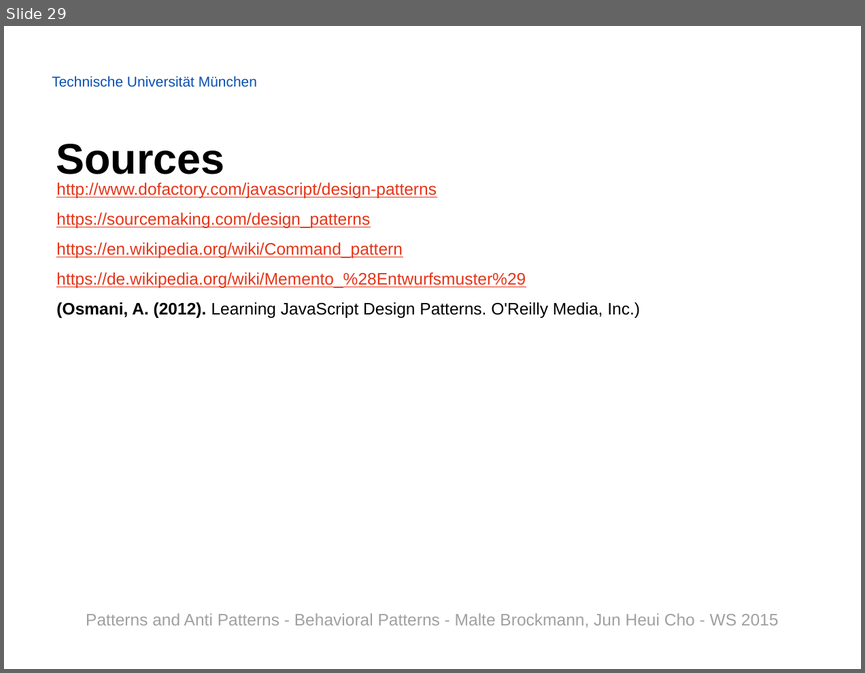
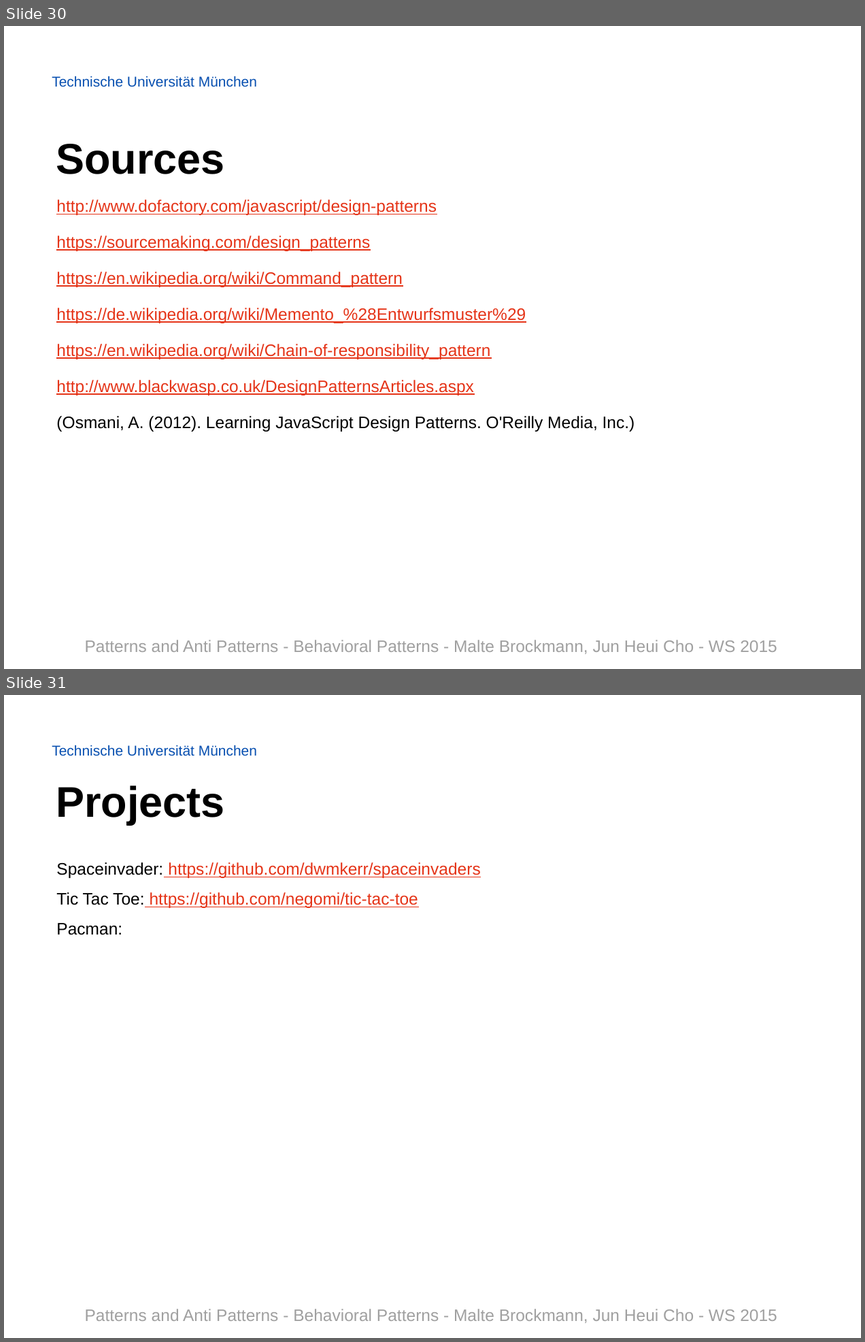
Before and after one commit to Painted6/Behavioral-design-patterns, a slide deck: Behavioral Patterns - JS Patterns and Anti Patterns.pptx. Shown one above the other, each under a label of ours: slide 29 before the commit, slides 30 and 31 after it. The pictures are 865x673 and 865x1342 pixels, drawn with LibreOffice and Linux fonts; fonts in the diff are those of the drawing; background and template pictures are left out. Boxes give left, top, right and bottom in pixels: in the first picture for what was removed or moved away, otherwise in the second. Text is boxed around its words. In the diff, an @@ line names an element or a change of style, - is before the commit and + after.

Commit message:
added projects slides, added a tic tac toe slide, minor corrections

```diff
--- a/Behavioral Patterns - JS Patterns and Anti Patterns.pptx
+++ b/Behavioral Patterns - JS Patterns and Anti Patterns.pptx
@@ slide 31 added at (x1=4, y1=695, x2=861, y2=1338), background picture (left out); not listed: 2 template elements that a slide beside it also shows @@
@@ title added at (x1=56, y1=785, x2=224, y2=825), 36 pt, text #000000, bold @@
+Projects
@@ text added at (x1=56, y1=862, x2=480, y2=935), 14 pt, text #E53418, underline @@
+Spaceinvader: https://github.com/dwmkerr/spaceinvaders
+Tic Tac Toe: https://github.com/negomi/tic-tac-toe
+Pacman:
@@ what was slide 29 is now slide 30 @@
@@ slide 30 changed as well @@
@@ text "http://www.dofactory.com/javascript/design-patterns" moved from (x1=56, y1=182, x2=640, y2=318) to (x1=56, y1=199, x2=635, y2=431) @@
@@ text at (x1=56, y1=199, x2=635, y2=431): bold off in "(Osmani, A. (2012)."; line spacing 1.5 to 1.8 @@
@@ text at (x1=56, y1=344, x2=490, y2=395): paragraphs added @@
+https://en.wikipedia.org/wiki/Chain-of-responsibility_pattern
+http://www.blackwasp.co.uk/DesignPatternsArticles.aspx
@@ text removed at (x1=86, y1=613, x2=779, y2=627) @@
-Patterns and Anti Patterns - Behavioral Patterns - Malte Brockmann, Jun Heui Cho - WS 2015
@@ text added at (x1=85, y1=639, x2=777, y2=654), 14 pt, text #A0A0A0 @@
+Patterns and Anti Patterns - Behavioral Patterns - Malte Brockmann, Jun Heui Cho - WS 2015
```
Also in this commit, not shown: 28 other slides changed, 1 other slide added.
